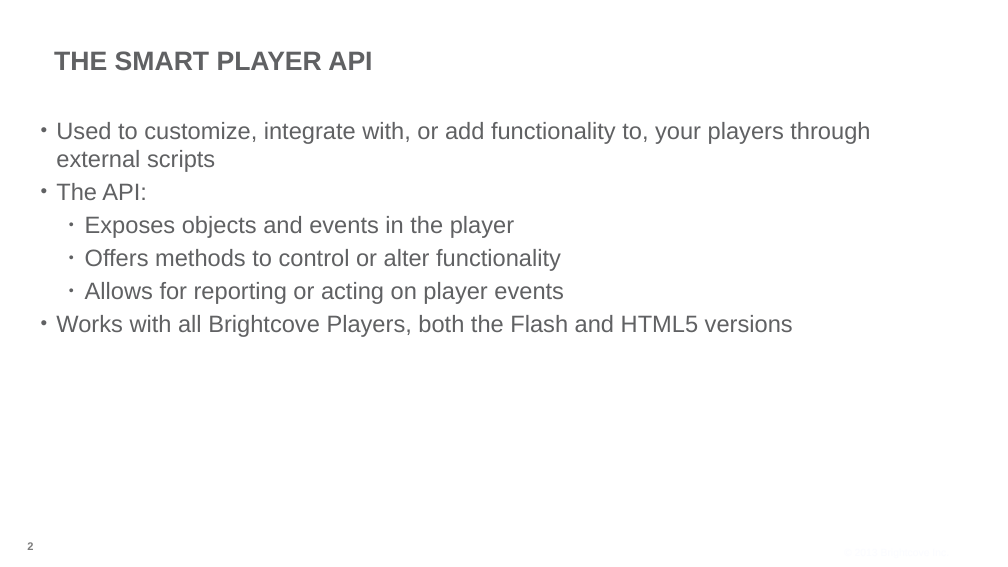
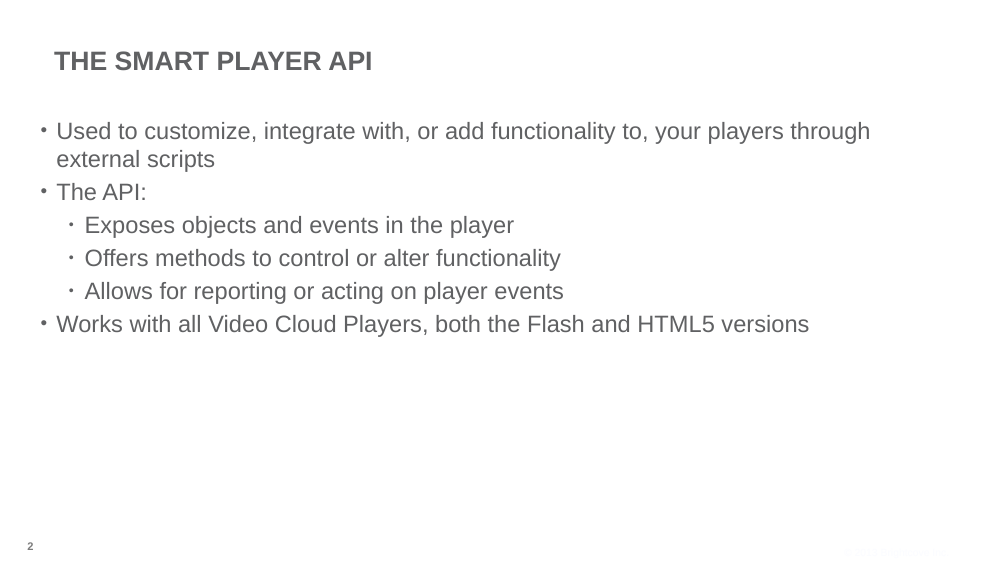
Before and after one commit to BrightcoveLearning/VideoCloudSmartPlayerAPI, a slide deck: slide 2 of VideoSessionsMaterials/v3-understanding-spapi.pptx. Drawn at 1008x567 pixels with LibreOffice and Linux fonts; fonts in the diff are those of the drawing; background and template pictures are left out. Boxes give left, top, right and bottom in pixels: in the first picture for what was removed or moved away, otherwise in the second. Text is boxed around its words. In the diff, an @@ line names an element or a change of style, - is before the commit and + after.

Commit message:
updating slides when recording videos

```diff
--- a/VideoSessionsMaterials/v3-understanding-spapi.pptx
+++ b/VideoSessionsMaterials/v3-understanding-spapi.pptx
@@ text at (x1=56, y1=315, x2=809, y2=337): text changed @@
-• Works with all Brightcove Players, both the Flash and HTML5 versions
+• Works with all Video Cloud Players, both the Flash and HTML5 versions
```
Also in this commit, not shown: 4 other files.
